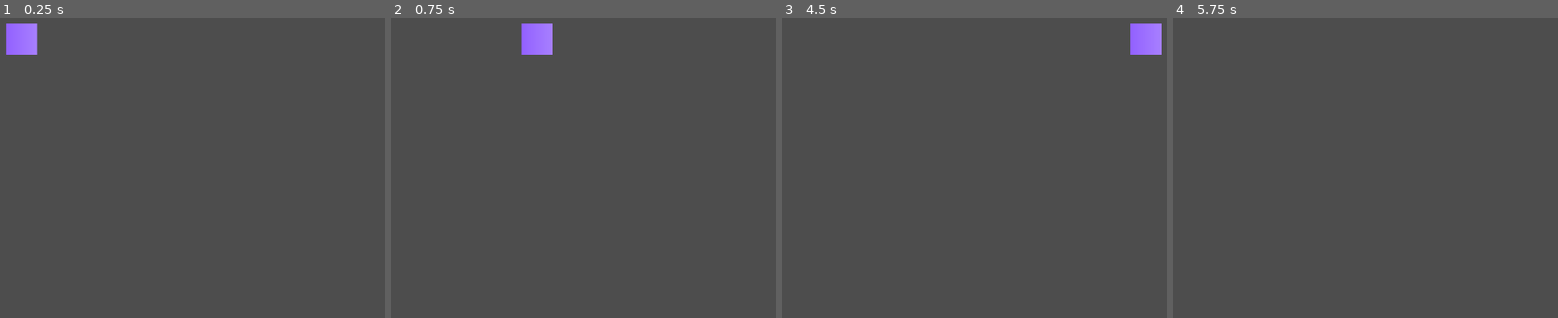
Above: before the commit, frames 1-4 (left to right).
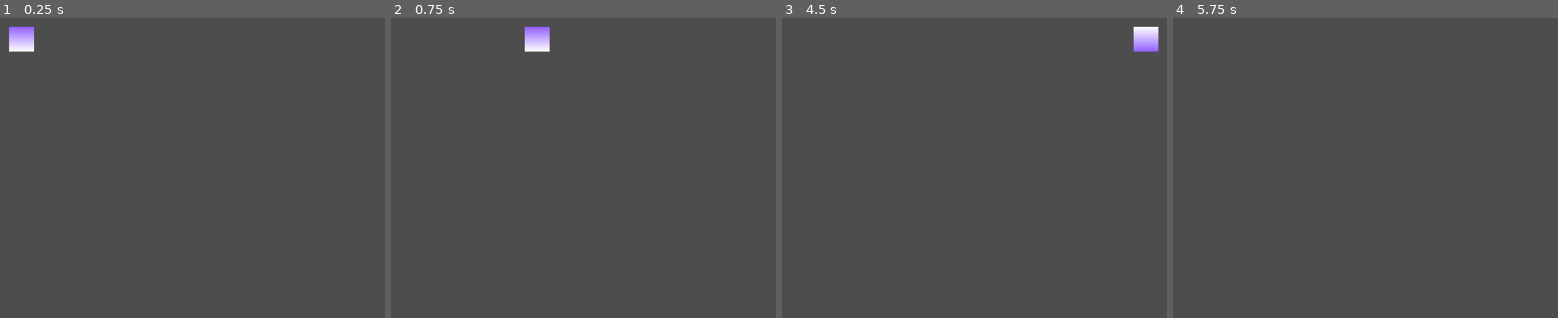
Above: after the commit, the same moments.

Repository: spdskatr/perplex-temple
Game: Godot game, scene res://scenes/main.tscn
The game is run twice, just before and just after one commit, with the same random seed, the same clock (stepped at 60 frames per second) and the same inputs.
Inputs:
- Up to frame 1 (0.25 s): no input
- Up to frame 2 (0.75 s): tap Enter at 0.5 s; hold Right (ui_right) from 0.53 s (still down); hold Shift (shift, bound only after the commit) from 0.53 s (still down)
- Up to frame 3 (4.5 s): release Right (ui_right) at 1.28 s; release Shift (shift, bound only after the commit) at 1.28 s; hold Down (ui_down) 1.28-2.03 s; tap Shift (shift, bound only after the commit) at 1.35, 2.85, 4.35 s; tap Space at 2, 3.5 s; hold Right (ui_right) 2.03-2.78 s; hold Shift (shift, bound only after the commit) 2.03-2.78 s; tap Enter at 2.75, 4.25 s; hold Up (ui_up) 2.78-3.53 s; hold Shift (shift, bound only after the commit) 3.53-4.28 s; hold Left (ui_left) from 3.53 s (still down)
- Up to frame 4 (5.75 s): release Left (ui_left) at 5.03 s; hold Down (ui_down) from 5.03 s (still down); hold Shift (shift, bound only after the commit) from 5.03 s (still down)

The runs differ from the first frame. In frame 1, 0.7% of the frame differs, in the area x 1-10%, y 1-13%; in frame 2, 0.7%; in frame 3, 0.7%, in the area x 90-99%, y 1-13%; in frame 4, nothing differs.

Commit message:
add wall and player direction

Diff:
--- a/project.godot
+++ b/project.godot
@@ -14,3 +14,32 @@
 run/main_scene="res://scenes/main.tscn"
 config/features=PackedStringArray("4.3", "Forward Plus")
 config/icon="res://icon.svg"
+
+[input]
+
+left={
+"deadzone": 0.5,
+"events": [Object(InputEventKey,"resource_local_to_scene":false,"resource_name":"","device":-1,"window_id":0,"alt_pressed":false,"shift_pressed":false,"ctrl_pressed":false,"meta_pressed":false,"pressed":false,"keycode":0,"physical_keycode":4194319,"key_label":0,"unicode":0,"location":0,"echo":false,"script":null)
+]
+}
+right={
+"deadzone": 0.5,
+"events": [Object(InputEventKey,"resource_local_to_scene":false,"resource_name":"","device":-1,"window_id":0,"alt_pressed":false,"shift_pressed":false,"ctrl_pressed":false,"meta_pressed":false,"pressed":false,"keycode":0,"physical_keycode":4194321,"key_label":0,"unicode":0,"location":0,"echo":false,"script":null)
+]
+}
+up={
+"deadzone": 0.5,
+"events": [Object(InputEventKey,"resource_local_to_scene":false,"resource_name":"","device":-1,"window_id":0,"alt_pressed":false,"shift_pressed":false,"ctrl_pressed":false,"meta_pressed":false,"pressed":false,"keycode":0,"physical_keycode":4194320,"key_label":0,"unicode":0,"location":0,"echo":false,"script":null)
+]
+}
+down={
+"deadzone": 0.5,
+"events": [Object(InputEventKey,"resource_local_to_scene":false,"resource_name":"","device":-1,"window_id":0,"alt_pressed":false,"shift_pressed":false,"ctrl_pressed":false,"meta_pressed":false,"pressed":false,"keycode":0,"physical_keycode":4194322,"key_label":0,"unicode":0,"location":0,"echo":false,"script":null)
+]
+}
+shift={
+"deadzone": 0.5,
+"events": [Object(InputEventKey,"resource_local_to_scene":false,"resource_name":"","device":-1,"window_id":0,"alt_pressed":false,"shift_pressed":false,"ctrl_pressed":false,"meta_pressed":false,"pressed":false,"keycode":0,"physical_keycode":4194325,"key_label":0,"unicode":0,"location":0,"echo":false,"script":null)
+, Object(InputEventKey,"resource_local_to_scene":false,"resource_name":"","device":-1,"window_id":0,"alt_pressed":false,"shift_pressed":false,"ctrl_pressed":false,"meta_pressed":false,"pressed":false,"keycode":0,"physical_keycode":4194325,"key_label":0,"unicode":0,"location":0,"echo":false,"script":null)
+]
+}
--- a/scenes/objects/player.tscn
+++ b/scenes/objects/player.tscn
@@ -7,16 +7,22 @@
 
 [sub_resource type="GradientTexture1D" id="GradientTexture1D_41dhq"]
 gradient = SubResource("Gradient_32e06")
+width = 40
 
 [sub_resource type="RectangleShape2D" id="RectangleShape2D_pe3me"]
+size = Vector2(40, 40)
 
 [node name="Player" type="CharacterBody2D"]
 script = ExtResource("1_c85sp")
 
 [node name="Sprite2D" type="Sprite2D" parent="."]
+rotation = 1.5708
 texture = SubResource("GradientTexture1D_41dhq")
 region_enabled = true
-region_rect = Rect2(0, 0, 50, 50)
+region_rect = Rect2(0, 0, 40, 40)
 
 [node name="CollisionShape2D" type="CollisionShape2D" parent="."]
 shape = SubResource("RectangleShape2D_pe3me")
+
+[node name="RayCast2D" type="RayCast2D" parent="."]
+target_position = Vector2(0, 2000)
--- /dev/null
+++ b/scenes/objects/wall.tscn
@@ -0,0 +1,20 @@
+[gd_scene load_steps=4 format=3 uid="uid://dulabxngl3sch"]
+
+[sub_resource type="RectangleShape2D" id="RectangleShape2D_upxvg"]
+size = Vector2(40, 40)
+
+[sub_resource type="Gradient" id="Gradient_xpuf2"]
+
+[sub_resource type="GradientTexture1D" id="GradientTexture1D_qitlu"]
+gradient = SubResource("Gradient_xpuf2")
+width = 40
+
+[node name="Wall" type="StaticBody2D"]
+
+[node name="CollisionShape2D" type="CollisionShape2D" parent="."]
+shape = SubResource("RectangleShape2D_upxvg")
+
+[node name="Sprite2D" type="Sprite2D" parent="."]
+texture = SubResource("GradientTexture1D_qitlu")
+region_enabled = true
+region_rect = Rect2(0, 0, 40, 40)
--- a/scenes/scripts/player.gd
+++ b/scenes/scripts/player.gd
@@ -2,22 +2,16 @@
 
 @export var speed: float = 1000.0
 
-func _physics_process(delta):
-	var direction = Vector2.ZERO
-
-	if Input.is_action_pressed("ui_right"):
-		direction.x += 1
-	if Input.is_action_pressed("ui_left"):
-		direction.x -= 1
-	if Input.is_action_pressed("ui_down"):
-		direction.y += 1
-	if Input.is_action_pressed("ui_up"):
-		direction.y -= 1
-
+func get_input():
+	var direction = Input.get_vector("left", "right", "up", "down")
 	if direction.length() > 0:
 		direction = direction.normalized()
+		if not Input.is_action_pressed("shift"):
+			rotation = direction.angle()
+	velocity = direction * speed
 
-	velocity = direction * speed
+func _physics_process(delta):
+	get_input()
 	move_and_slide()
 
 # Called every frame. 'delta' is the elapsed time since the previous frame.
--- /dev/null
+++ b/scenes/test_spdskatr.tscn
@@ -0,0 +1,18 @@
+[gd_scene load_steps=3 format=3 uid="uid://bo51v4dymvm1t"]
+
+[ext_resource type="PackedScene" uid="uid://c7861vcnmeslg" path="res://scenes/objects/player.tscn" id="1_ll32n"]
+[ext_resource type="PackedScene" uid="uid://dulabxngl3sch" path="res://scenes/objects/wall.tscn" id="2_8lnho"]
+
+[node name="TestSpdskatr" type="Node2D"]
+
+[node name="Player" parent="." instance=ExtResource("1_ll32n")]
+position = Vector2(1000, 500)
+
+[node name="RichTextLabel" type="RichTextLabel" parent="."]
+offset_right = 237.0
+offset_bottom = 40.0
+text = "test test beep boop"
+
+[node name="Wall" parent="." instance=ExtResource("2_8lnho")]
+position = Vector2(431, 260)
+scale = Vector2(1, 10)
